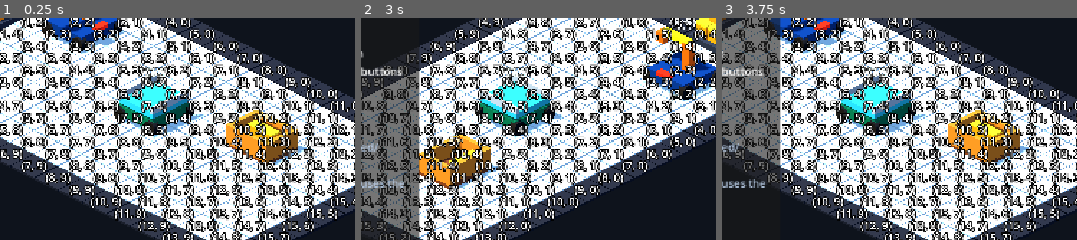
Above: before the commit, frames 1-3 (left to right).
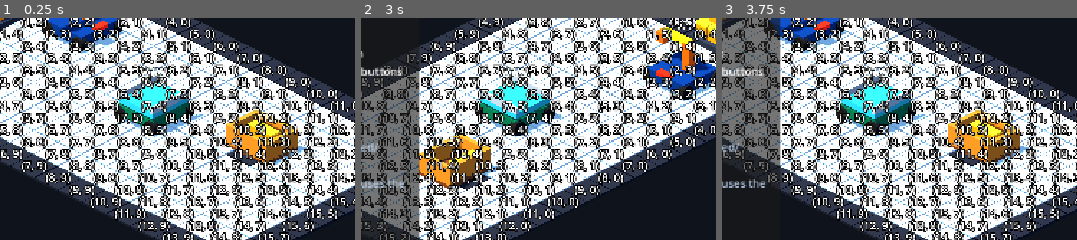
Above: after the commit, the same moments.

Repository: Ri0n72Y/automata
Game: Godot game, scene res://scenes/scene_01/scene_01_basic_packing.tscn
Same seed, same stepped clock (60 frames per second), same inputs: the game is played once before the commit and once after it.
Inputs:
- Up to frame 1 (0.25 s): no input
- Up to frame 2 (3 s): click "▶" at 0.5 s; click "▼" at 1.25 s; click "▶" at 2 s; click "Grid -90°" at 2.75 s
- Up to frame 3 (3.75 s): click "Grid +90°" at 3.5 s
The pictures show only the part of the screen within x 34-84%, y 27-77%; the shares and areas given below are measured in that part.

The runs differ from the first frame. In frame 1, 0.2% of the frame differs, in the area x 63-73%, y 59-67%; in frame 2, 0.2%; in frame 3, 0.2%.

Commit message:
[codex]fix(scene-01): reserve box footprint in expanded field

Diff:
--- a/scenes/scene_01/scene_01_basic_packing.tscn
+++ b/scenes/scene_01/scene_01_basic_packing.tscn
@@ -19,6 +19,7 @@
 [ext_resource type="Script" path="res://scripts/objects/ground_block_field.gd" id="17_ground_field"]
 [ext_resource type="PackedScene" path="res://scenes/scene_01/components/grab_drop_interaction_preview.tscn" id="18_grab_drop_preview"]
 [ext_resource type="Script" path="res://scripts/input/vehicle_grab_drop_input_router.gd" id="19_grab_drop_input"]
+[ext_resource type="Script" path="res://scripts/scene_01/scene_01_static_grid_layout.gd" id="20_static_grid_layout"]
 
 [sub_resource type="Resource" id="Resource_ground_field"]
 resource_local_to_scene = true
@@ -34,6 +35,10 @@
 
 [node name="GridRoot" type="Node3D" parent="SceneRoot"]
 unique_name_in_owner = true
+
+[node name="StaticGridLayout" type="Node" parent="SceneRoot/GridRoot"]
+script = ExtResource("20_static_grid_layout")
+boundary_cells = Array[Vector2i]([Vector2i(11, 3), Vector2i(11, 4)])
 
 [node name="GridTileView" parent="SceneRoot/GridRoot" instance=ExtResource("3_static_field")]
 unique_name_in_owner = true
Not shown: 1 places in scenes/scene_01/scene_01_basic_packing.tscn that only renumber resources
